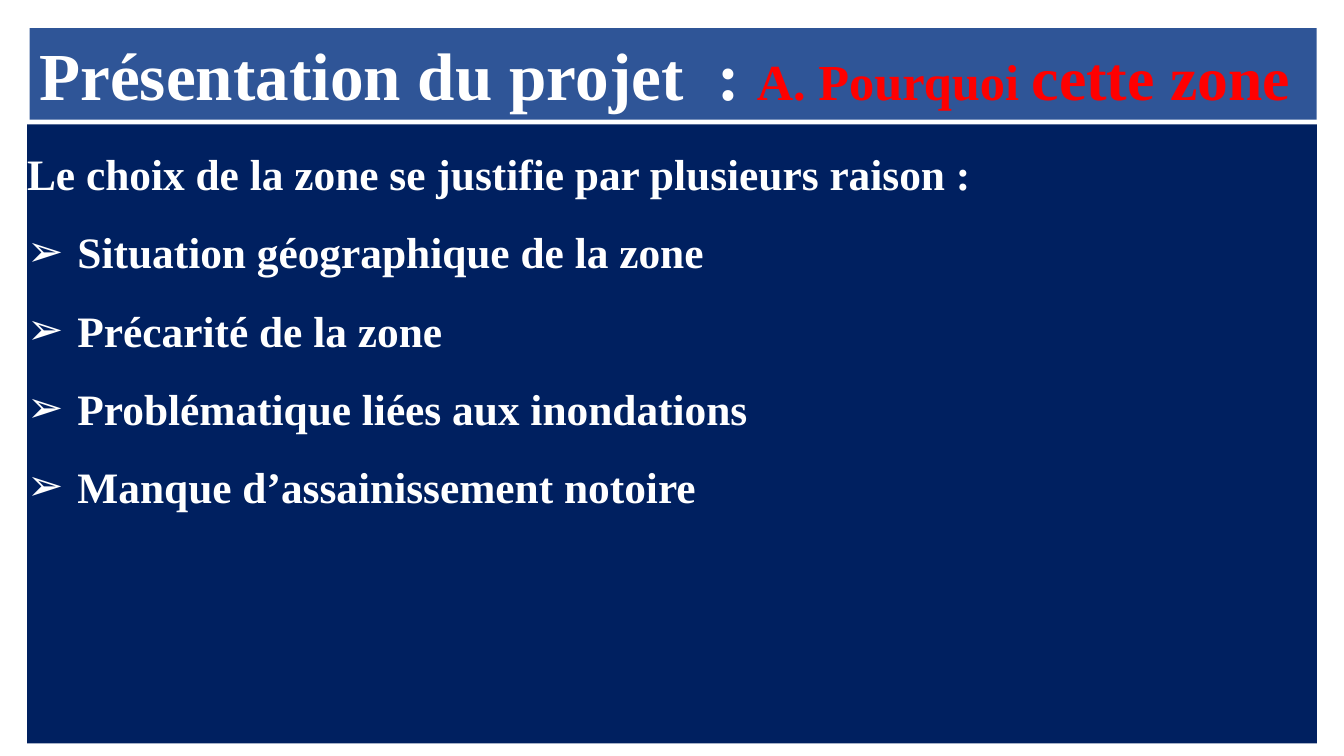
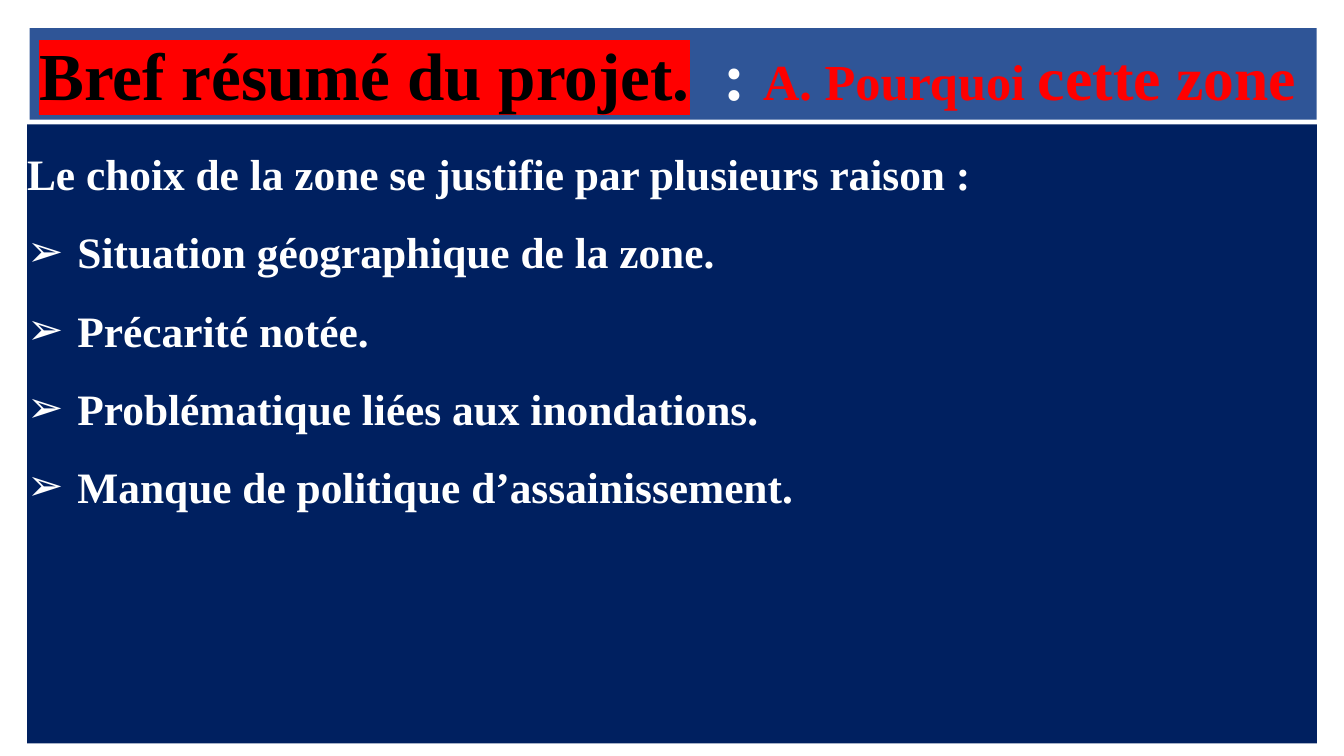
Before and after one commit to Mame1808/myrepo, a slide deck: slide 3 of Presentation_du_projet.pptx. Drawn at 1344x756 pixels with LibreOffice and Linux fonts; fonts in the diff are those of the drawing; background and template pictures are left out. Boxes give left, top, right and bottom in pixels: in the first picture for what was removed or moved away, otherwise in the second. Text is boxed around its words. In the diff, an @@ line names an element or a change of style, - is before the commit and + after.

```diff
--- a/Presentation_du_projet.pptx
+++ b/Presentation_du_projet.pptx
@@ text in rectangle at (39,52,1296,112): text changed; text colour #FFFFFF to #000000 @@
-Présentation du projet : A. Pourquoi cette zone
+Bref résumé du projet. : A. Pourquoi cette zone
@@ text in rectangle at (77,238,793,512): text changed @@
-➢ Situation géographique de la zone
-➢ Précarité de la zone
-➢ Problématique liées aux inondations
-➢ Manque d’assainissement notoire
+➢ Situation géographique de la zone.
+➢ Précarité notée.
+➢ Problématique liées aux inondations.
+➢ Manque de politique d’assainissement.
```
Also in this commit, not shown: 8 other slides changed, 1 slide added, 1 other file.
